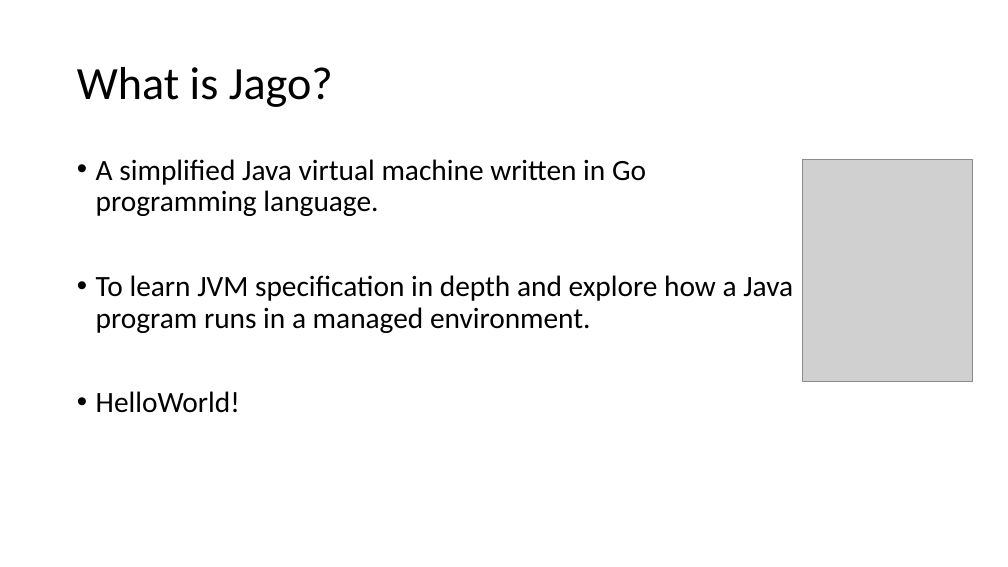
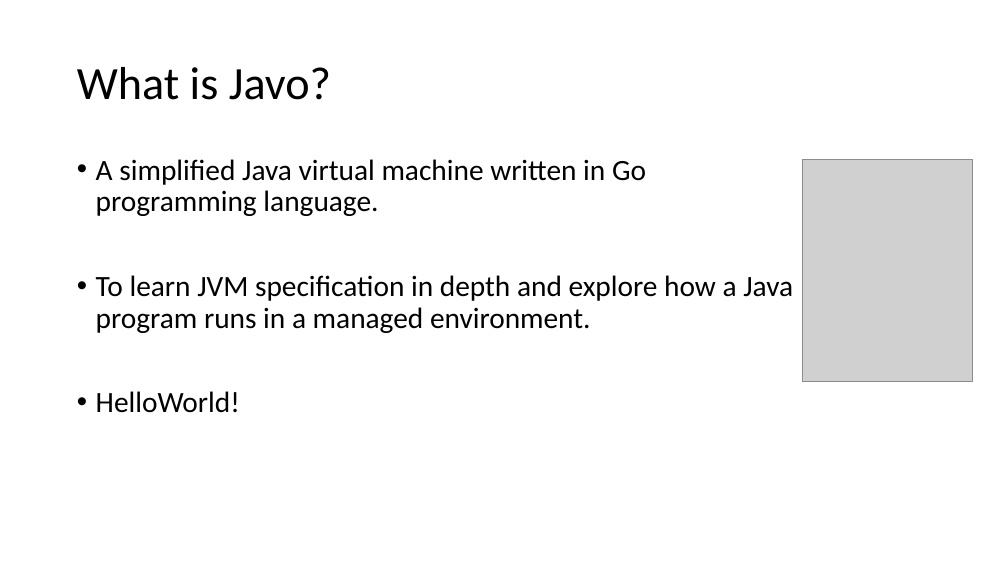
Before and after one commit to chaoyangnz/gava, a slide deck: slide 2 of javo.pptx. Drawn at 1008x567 pixels with LibreOffice and Linux fonts; fonts in the diff are those of the drawing; grey boxes stand for pictures. Boxes give left, top, right and bottom in pixels: in the first picture for what was removed or moved away, otherwise in the second. Text is boxed around its words. In the diff, an @@ line names an element or a change of style, - is before the commit and + after.

```diff
--- a/javo.pptx
+++ b/javo.pptx
@@ title at bbox=[77, 67, 331, 100]: text changed @@
-What is Jago?
+What is Javo?
```
Also in this commit, not shown: 9 other slides changed, 1 other file.
